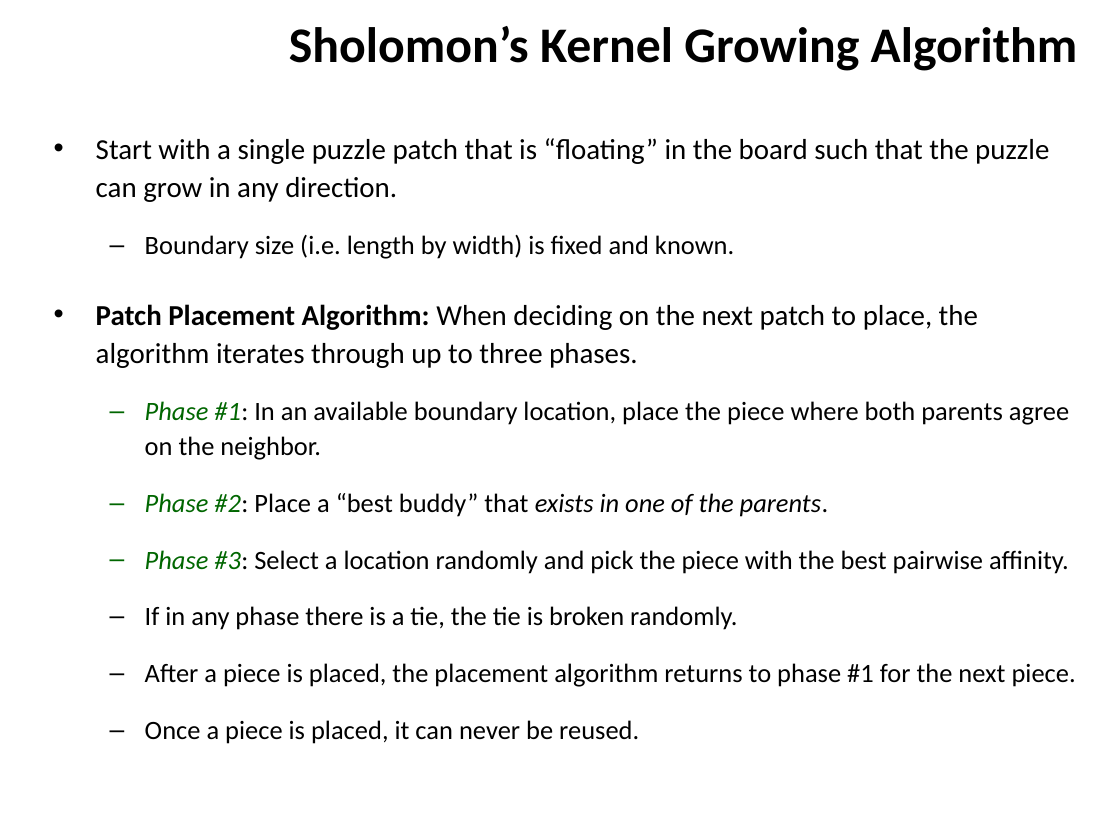
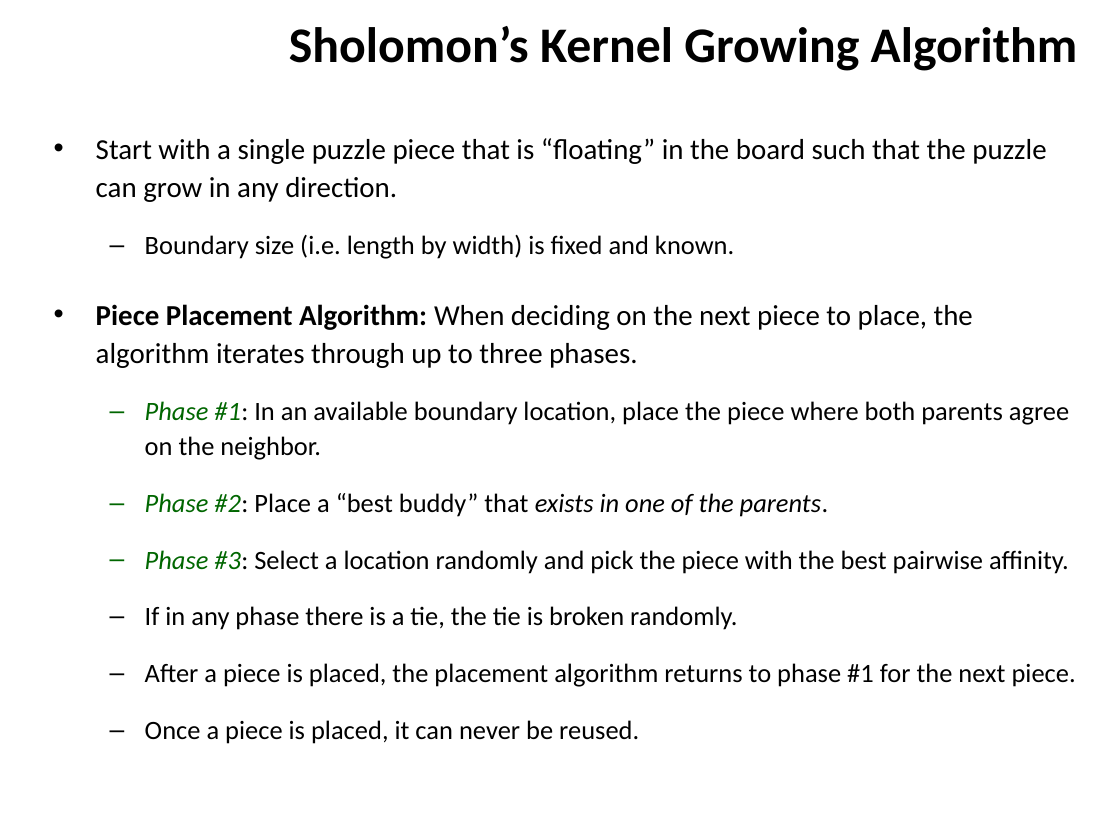
Before and after one commit to ZaydH/sjsu_thesis, a slide deck: slide 37 of Papers/Zayd_Hammoudeh_-_Square_Jigsaw_Puzzle_Problem_Literature_Review.pptx (slide 35 before the commit). Drawn at 1120x840 pixels with LibreOffice and Linux fonts; fonts in the diff are those of the drawing; background and template pictures are left out. Boxes give left, top, right and bottom in pixels: in the first picture for what was removed or moved away, otherwise in the second. Text is boxed around its words. In the diff, an @@ line names an element or a change of style, - is before the commit and + after.

Commit message:
More work on the literature review.  Cleaning up the presentation. Standardizing on reviewing to the "patches" as "pieces"

```diff
--- a/Papers/Zayd_Hammoudeh_-_Square_Jigsaw_Puzzle_Problem_Literature_Review.pptx
+++ b/Papers/Zayd_Hammoudeh_-_Square_Jigsaw_Puzzle_Problem_Literature_Review.pptx
@@ text at <box>96,138,1046,202</box>: text changed @@
-• Start with a single puzzle patch that is “floating” in the board such that the puzzle can grow in any direction.
+• Start with a single puzzle piece that is “floating” in the board such that the puzzle can grow in any direction.
@@ text at <box>96,304,973,368</box>: text changed @@
-• Patch Placement Algorithm: When deciding on the next patch to place, the algorithm iterates through up to three phases.
+• Piece Placement Algorithm: When deciding on the next piece to place, the algorithm iterates through up to three phases.
```
Also in this commit, not shown: 10 other slides changed, 4 slides added.
